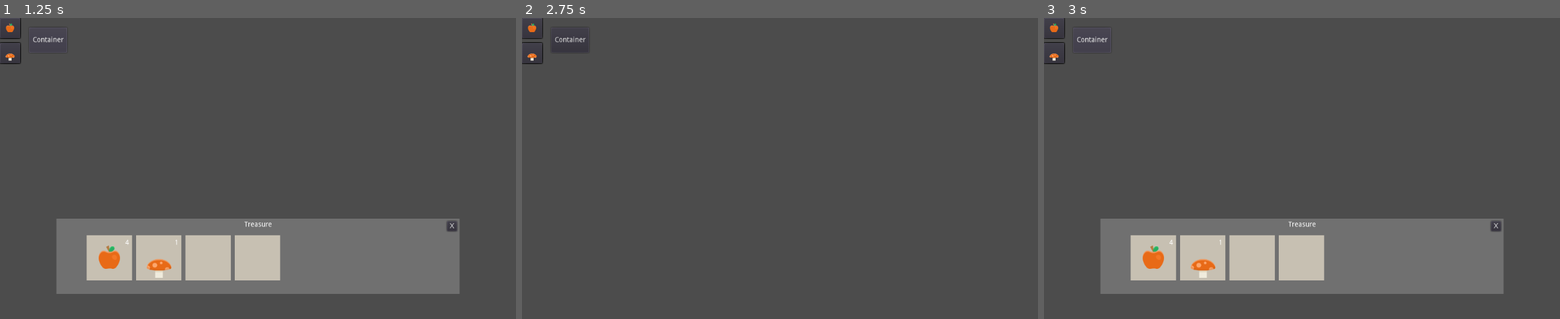
Above: before the commit, frames 1-3 (left to right).
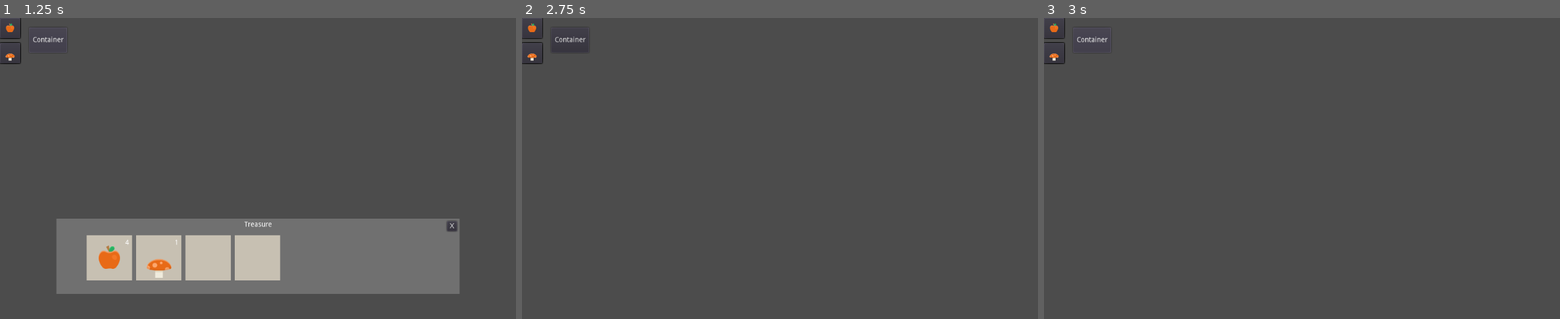
Above: after the commit, the same moments.

Repository: Whimfoome/godot-InventorySystem
Game: Godot game, scene res://World.tscn
Two runs of this game, one before a commit and one after it. Both use one fixed random seed, a clock stepped at 60 frames per second and the inputs below.
Inputs (mouse positions are in pixels of both pictures, inside the frame that each line leads up to):
- Up to frame 1 (1.25 s): click "Container" at 0.5 s
- Up to frame 2 (2.75 s): click "X" at 1.25 s; click (532, 27) at 2.02 s
- Up to frame 3 (3 s): click "Container" at 2.75 s

Frames 1-2 are identical in both runs. In frame 3, 19% of the frame differs, in the area x 11-89%, y 66-92%.
Error after the commit: Attempt to call function 'queue_free' in base 'previously freed instance' on a null instance. (res://Inventory/InventoryComponent.gd:134)

Commit message:
better toggle_window()

Diff:
--- a/Inventory/InventoryComponent.gd
+++ b/Inventory/InventoryComponent.gd
@@ -6,11 +6,12 @@
 export(int) var inv_slots = 5
 export(Array, String, FILE, "*.gd") var start_items
 export(Array, int) var start_items_amount
+export(PackedScene) var window_scene
 
 var inv_struct_list := Array()
 var inv_amount_list := Array()
 var interactor = get_parent()
-var window_name := ""
+var window_ref # Type: Inventory Window (setting in toggle_window())
 
 
 func _ready():
@@ -118,18 +119,17 @@
 
 
 func refresh_slot_at_index(index: int):
-	if window_name != "":
-		interactor.gui.get_node(window_name).slot_list[index].refresh_slot()
+	if window_ref != null:
+		window_ref.slot_list[index].refresh_slot()
 
 
-func toggle_window(player, window: String, window_path: String):
-	if window_name == "":
+func toggle_window(player):
+	if window_ref == null:
 		interactor = player
-		var new_window = load(window_path).instance()
+		var new_window = window_scene.instance()
 		new_window.inv_comp = self
 		interactor.gui.add_child(new_window)
-		window_name = window
+		window_ref = new_window
 	else:
-		interactor.gui.get_node(window).queue_free()
+		window_ref.queue_free()
 		interactor = get_parent()
-		window_name = ""
--- a/Inventory/InventoryComponent.tscn
+++ b/Inventory/InventoryComponent.tscn
@@ -1,6 +1,8 @@
-[gd_scene load_steps=2 format=2]
+[gd_scene load_steps=3 format=2]
 
 [ext_resource path="res://Inventory/InventoryComponent.gd" type="Script" id=1]
+[ext_resource path="res://Inventory/UI/InventoryWindow.tscn" type="PackedScene" id=2]
 
 [node name="InventoryComponent" type="Node"]
 script = ExtResource( 1 )
+window_scene = ExtResource( 2 )
--- a/Inventory/Other/Container.gd
+++ b/Inventory/Other/Container.gd
@@ -3,4 +3,4 @@
 
 func _on_Button_pressed():
 	var player = get_tree().get_nodes_in_group("Player")[0]
-	$InventoryComponent.toggle_window(player, "ContainerWindow", "res://Inventory/Other/ContainerWindow.tscn")
+	$InventoryComponent.toggle_window(player)
--- a/Inventory/Other/ContainerWindow.tscn
+++ b/Inventory/Other/ContainerWindow.tscn
@@ -1,6 +1,7 @@
-[gd_scene load_steps=2 format=2]
+[gd_scene load_steps=3 format=2]
 
 [ext_resource path="res://Inventory/UI/InventoryWindow.gd" type="Script" id=1]
+[ext_resource path="res://Inventory/UI/ItemSlot.tscn" type="PackedScene" id=2]
 
 [node name="ContainerWindow" type="MarginContainer"]
 anchor_left = 0.5
@@ -18,6 +19,7 @@
 __meta__ = {
 "_edit_use_anchors_": false
 }
+slot_scene = ExtResource( 2 )
 
 [node name="Background" type="ColorRect" parent="."]
 margin_right = 800.0
--- a/Inventory/UI/InventoryWindow.gd
+++ b/Inventory/UI/InventoryWindow.gd
@@ -1,5 +1,7 @@
 extends MarginContainer
 
+
+export(PackedScene) var slot_scene
 
 var slot_list = Array()
 var inv_comp: Inventory_Component
@@ -7,7 +9,7 @@
 
 func _ready():
 	for i in range(inv_comp.inv_slots):
-		var slot_child = preload("res://Inventory/UI/ItemSlot.tscn").instance()
+		var slot_child = slot_scene.instance()
 		slot_child.slot_index = i
 		$Background/InventoryGrid.add_child(slot_child)
 		slot_list.append(slot_child)
@@ -15,5 +17,4 @@
 
 
 func _on_CloseButton_pressed():
-	inv_comp.window_name = ""
 	queue_free()
--- a/Inventory/UI/InventoryWindow.tscn
+++ b/Inventory/UI/InventoryWindow.tscn
@@ -1,6 +1,7 @@
-[gd_scene load_steps=2 format=2]
+[gd_scene load_steps=3 format=2]
 
 [ext_resource path="res://Inventory/UI/InventoryWindow.gd" type="Script" id=1]
+[ext_resource path="res://Inventory/UI/ItemSlot.tscn" type="PackedScene" id=2]
 
 [node name="InventoryWindow" type="MarginContainer"]
 anchor_left = 0.5
@@ -18,6 +19,7 @@
 __meta__ = {
 "_edit_use_anchors_": false
 }
+slot_scene = ExtResource( 2 )
 
 [node name="Background" type="ColorRect" parent="."]
 margin_right = 800.0
--- a/Player.gd
+++ b/Player.gd
@@ -8,7 +8,7 @@
 
 func _input(event):
 	if event.is_action_pressed("ui_accept"):
-		$InventoryComponent.toggle_window(self, "InventoryWindow", "res://Inventory/UI/InventoryWindow.tscn")
+		$InventoryComponent.toggle_window(self)
 
 	# Query test by hitting 'Esc' for Apple
 	if event.is_action_pressed("ui_cancel"):
--- a/World.tscn
+++ b/World.tscn
@@ -1,6 +1,7 @@
-[gd_scene load_steps=4 format=2]
+[gd_scene load_steps=5 format=2]
 
 [ext_resource path="res://Inventory/Other/Container.tscn" type="PackedScene" id=1]
+[ext_resource path="res://Inventory/Other/ContainerWindow.tscn" type="PackedScene" id=2]
 [ext_resource path="res://Inventory/Other/AddItem.tscn" type="PackedScene" id=3]
 [ext_resource path="res://Player.tscn" type="PackedScene" id=4]
 
@@ -17,6 +18,7 @@
 [node name="InventoryComponent" parent="Container" index="1"]
 start_items = [ "res://Inventory/Items/Item_Apple.gd", "res://Inventory/Items/Item_Mushroom.gd" ]
 start_items_amount = [ 4, 1 ]
+window_scene = ExtResource( 2 )
 
 [node name="Items" type="Control" parent="."]
 margin_right = 40.0
